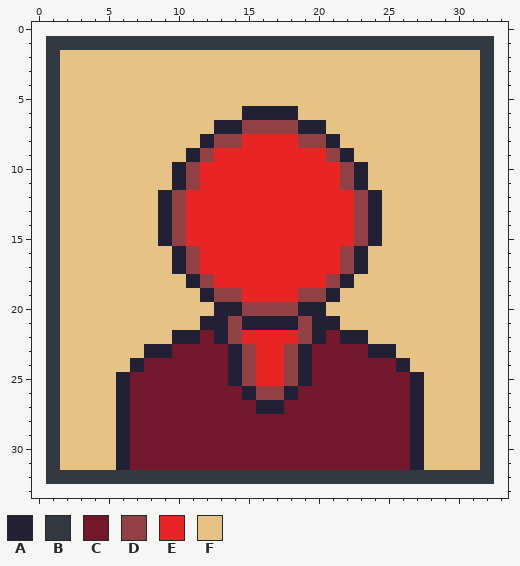
Pixel-art file -- sprites/profile/basic-red.aseprite. That is the earlier state.
32x32 pixels, 1 frame. The old version is drawn lined up with the new one, on the new canvas.
Palette (. is transparent): A #222034  B #333941  C #73172d  D #914043  E #e82424  F #e6c384
After the commit:
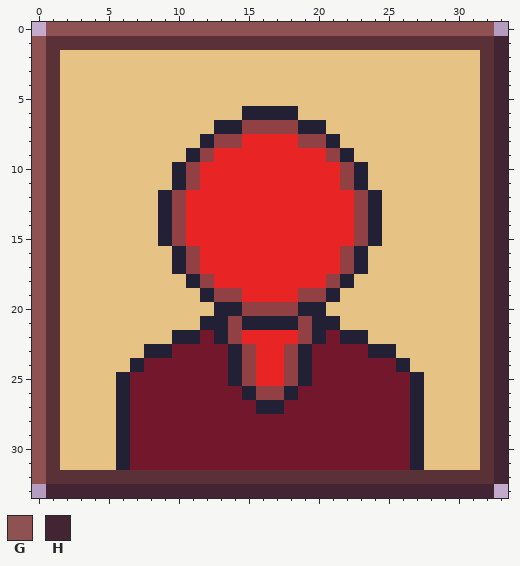
Colours new in this view: G #8e5252  H #422433
Difference:
canvas 32x32 -> 34x34, the old top-left corner now at 1,1
Colour B changes from #333941 to #5b3138.
The edit adds colour G in row 0 at x 1 to 32; in rows 1 to 32 at x 0.
The edit adds colour H in rows 1 to 32 at x 33; in row 33 at x 1 to 32.
Boxes around the changes in both pictures, in picture pixels (x1, y1, x2, y2):
changed: (32, 22, 508, 498)
